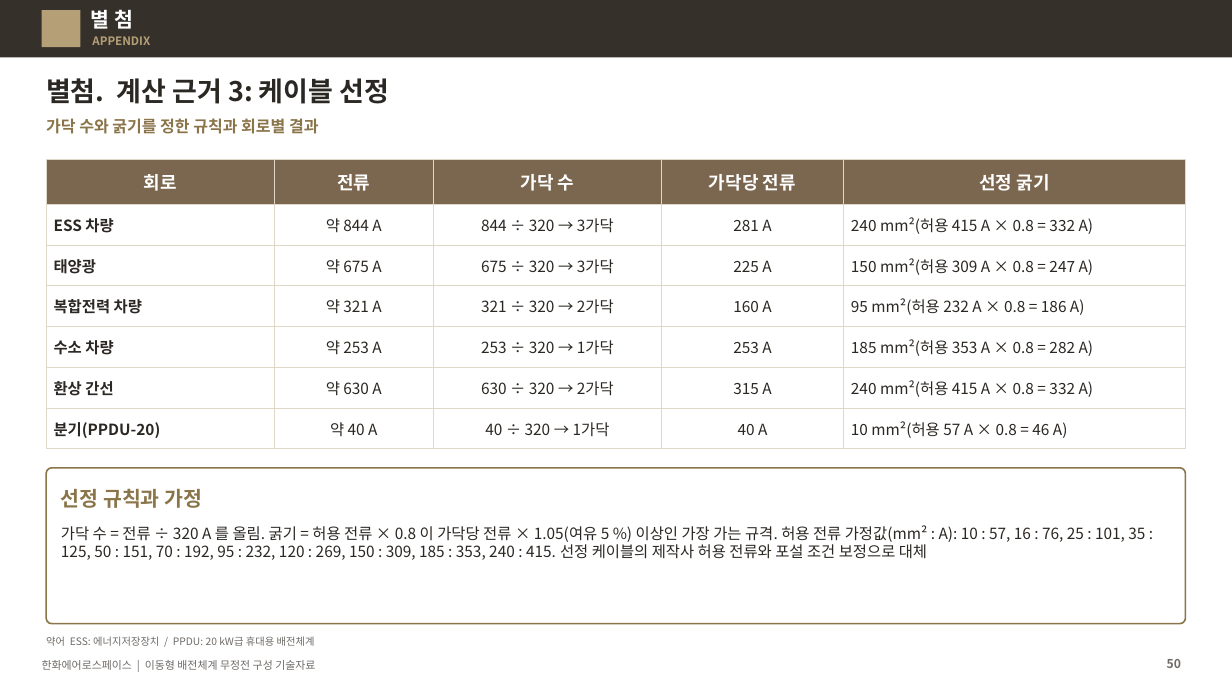
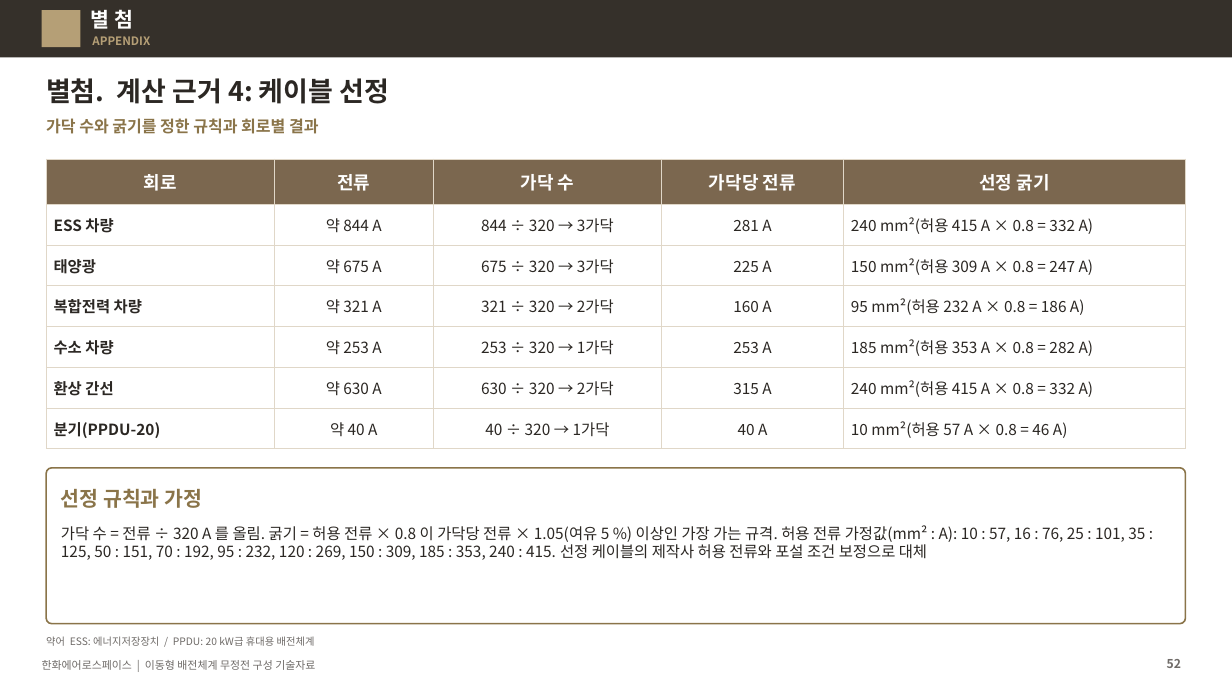
Before and after one commit to byunjd112-hue/headroom, a slide deck: slide 52 of mobile_ems/docs/out/IFPS_이동형배전체계_무정전구성_기술자료_Rev72.pptx (slide 50 before the commit). Drawn at 1232x693 pixels with LibreOffice and Linux fonts; fonts in the diff are those of the drawing. Boxes give left, top, right and bottom in pixels: in the first picture for what was removed or moved away, otherwise in the second. Text is boxed around its words. In the diff, an @@ line names an element or a change of style, - is before the commit and + after.

```diff
--- a/mobile_ems/docs/out/IFPS_이동형배전체계_무정전구성_기술자료_Rev72.pptx
+++ b/mobile_ems/docs/out/IFPS_이동형배전체계_무정전구성_기술자료_Rev72.pptx
@@ title at (x1=46, y1=78, x2=389, y2=104): text changed @@
-별첨. 계산 근거 3: 케이블 선정
+별첨. 계산 근거 4: 케이블 선정
@@ page number at (x1=1167, y1=659, x2=1181, y2=668): text changed @@
-50
+52
```
Also in this commit, not shown: 16 other slides changed, 2 slides added, 4 other files.
